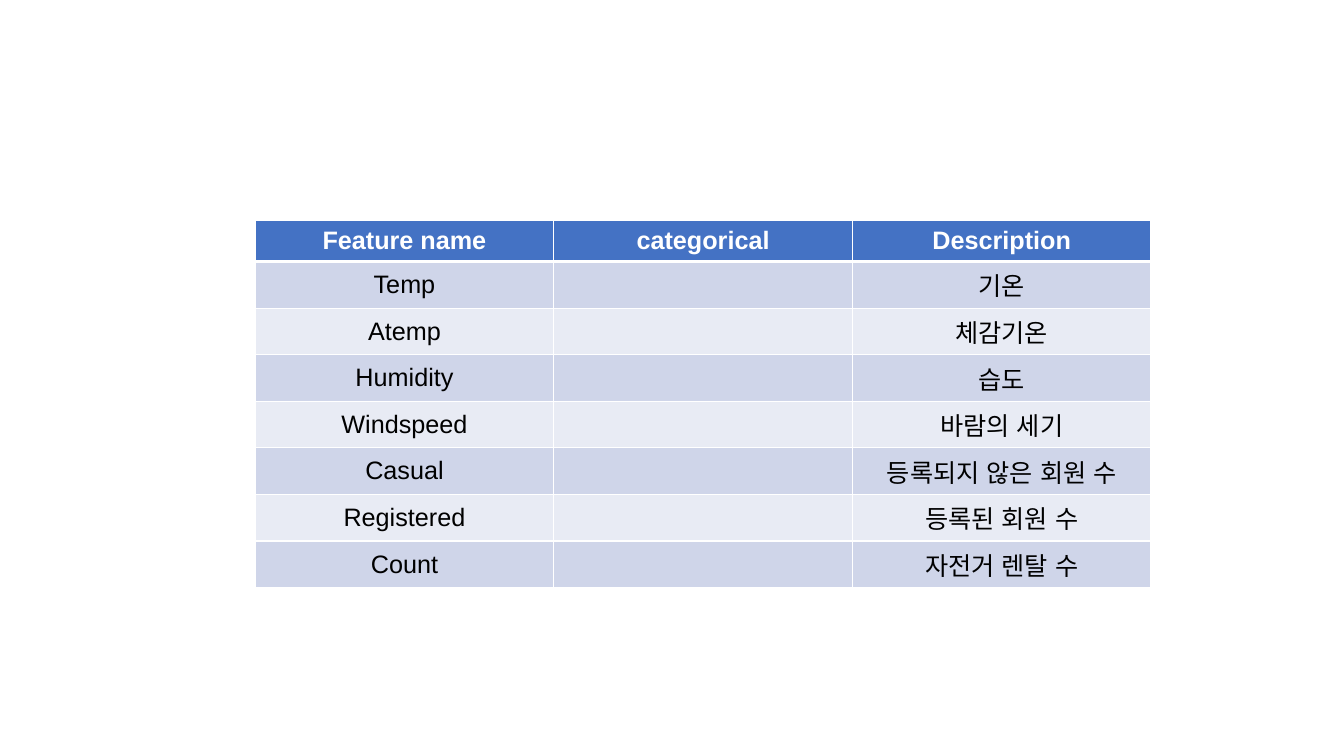
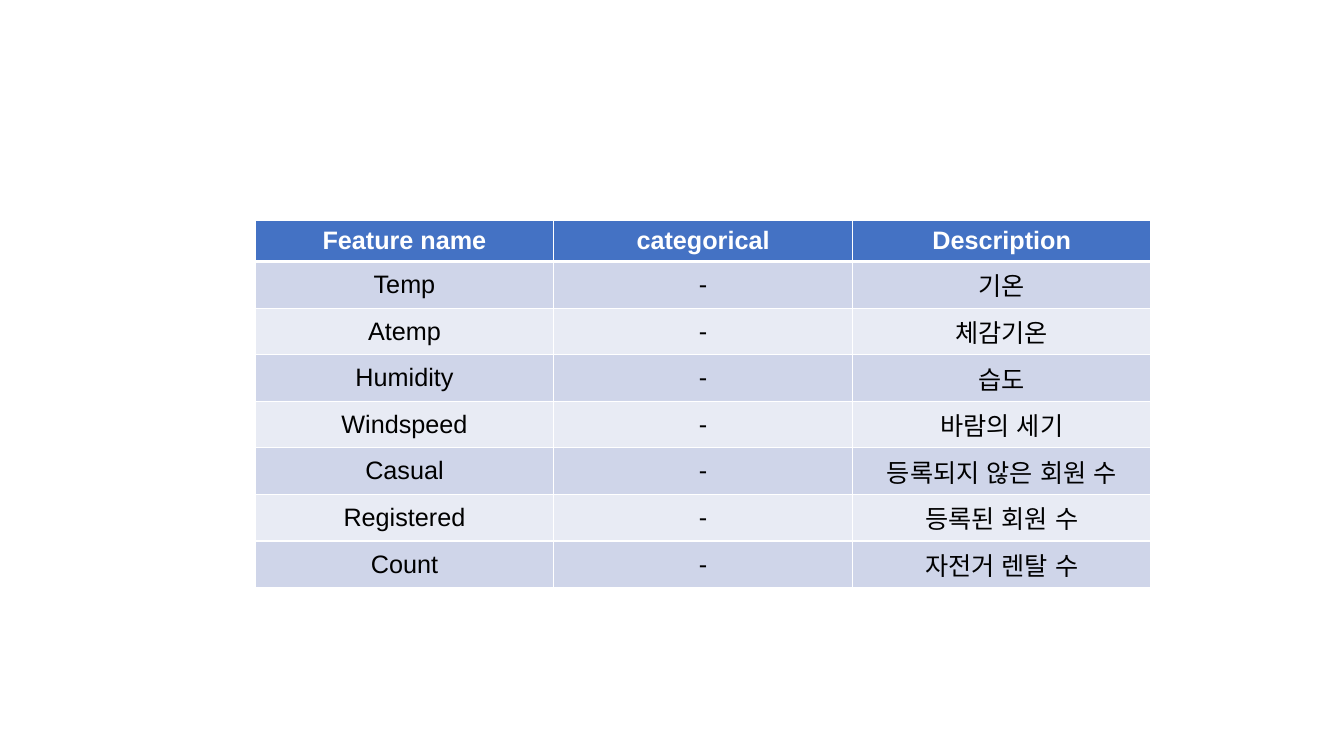
Before and after one commit to p829911/python_playground, a slide deck: slide 2 of regression/bike/bike_images.pptx. Drawn at 1344x756 pixels with LibreOffice and Linux fonts; fonts in the diff are those of the drawing. Boxes give left, top, right and bottom in pixels: in the first picture for what was removed or moved away, otherwise in the second. Text is boxed around its words. In the diff, an @@ line names an element or a change of style, - is before the commit and + after.

```diff
--- a/regression/bike/bike_images.pptx
+++ b/regression/bike/bike_images.pptx
@@ table at box(255, 221, 1150, 581) @@
-row 2, column 2: 
+row 2, column 2: -
-row 3, column 2: 
+row 3, column 2: -
-row 4, column 2: 
+row 4, column 2: -
-row 5, column 2: 
+row 5, column 2: -
-row 6, column 2: 
+row 6, column 2: -
-row 7, column 2: 
+row 7, column 2: -
-row 8, column 2: 
+row 8, column 2: -
```
Also in this commit, not shown: 1 other slide changed, 3 slides added, 3 other files.
